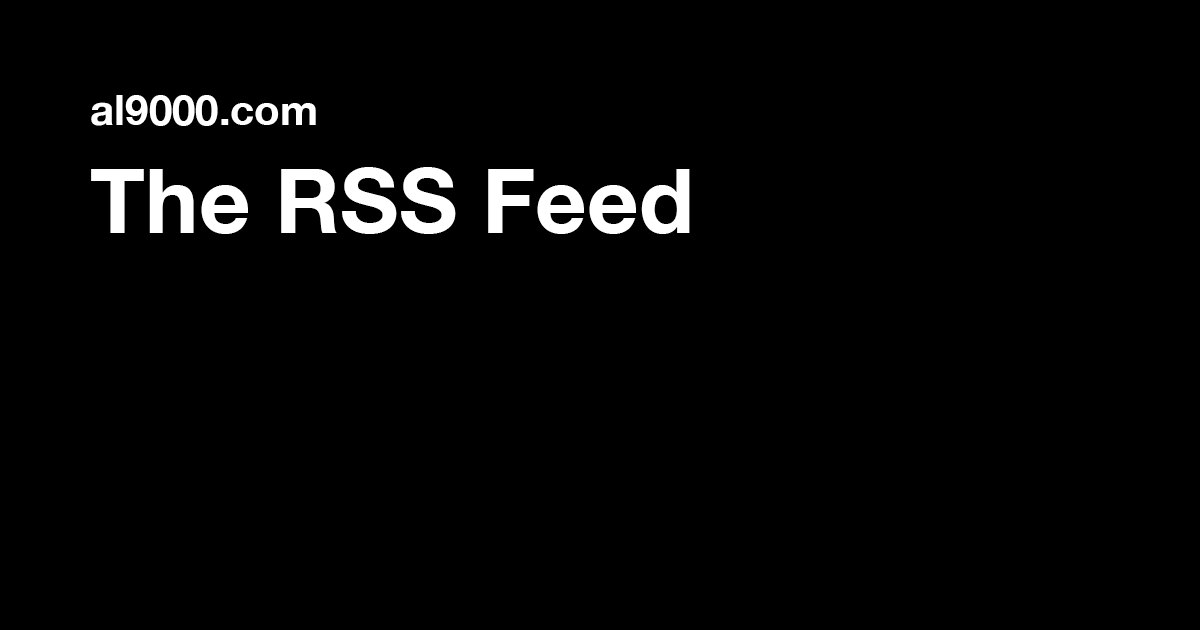
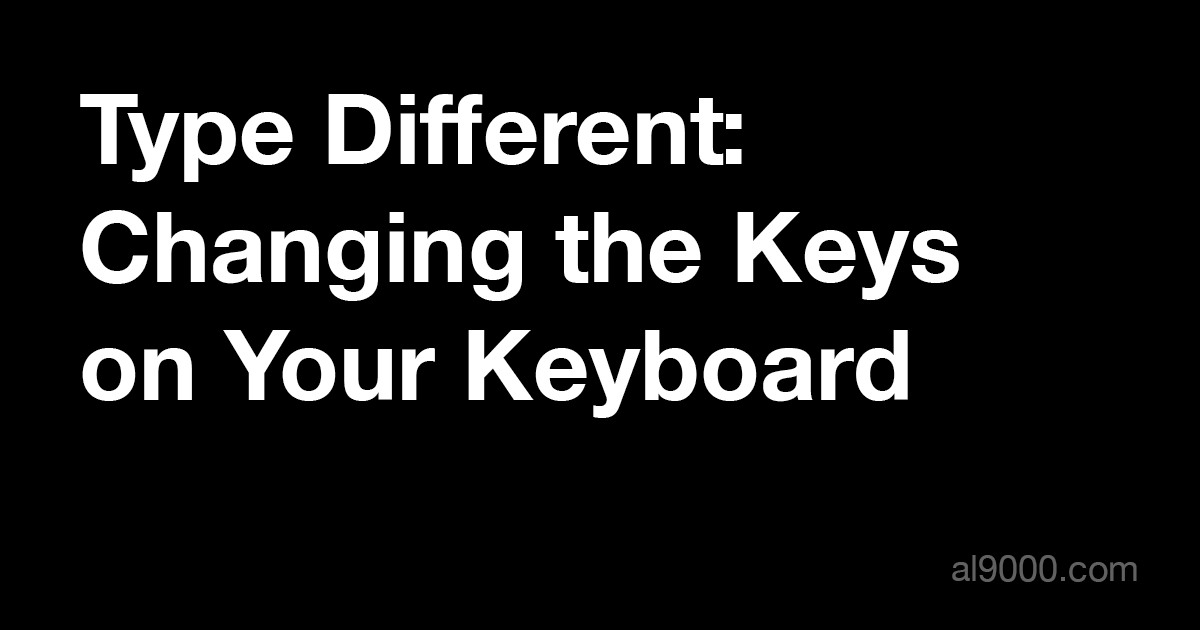
Layers edited between the first and the second 1200 x 630 image:
renamed "al9000.com The RSS Feed" to "Type Different: Changing the Keys on Your Keyboard", painted on it over <box>80,94,959,418</box>
showed "al9000.com" over <box>952,555,1137,582</box>
